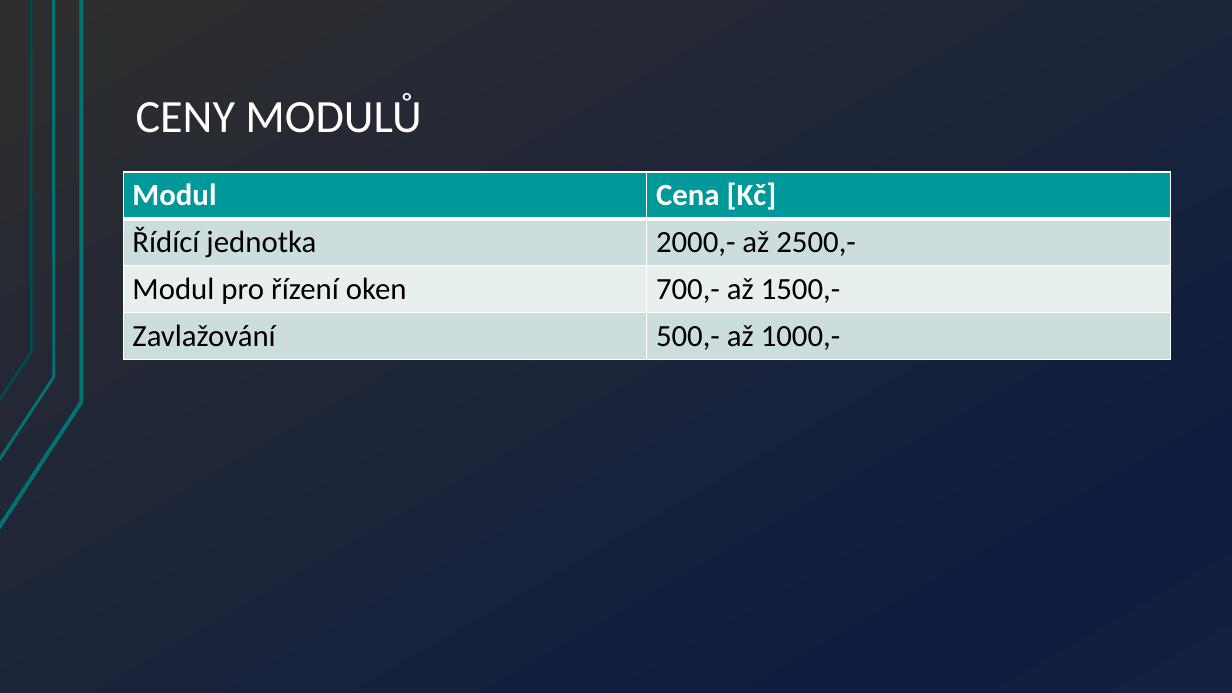
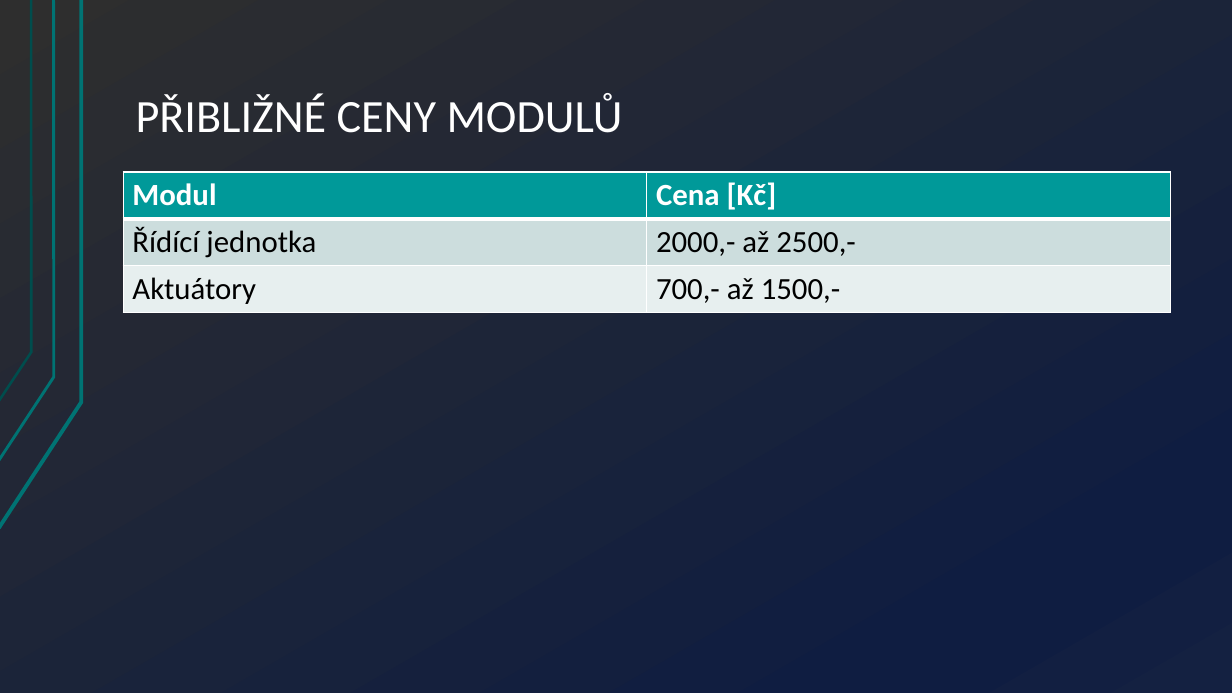
Before and after one commit to Hellpetros/SOC-2020-TEXT, a slide deck: slide 26 of PRESENTATION/SOČ-2020-PREZENTACE-ŠKOLNÍ_KOLO/ŠKOLNÍ KOLO.pptx (slide 23 before the commit). Drawn at 1232x693 pixels with LibreOffice and Linux fonts; fonts in the diff are those of the drawing. Boxes give left, top, right and bottom in pixels: in the first picture for what was removed or moved away, otherwise in the second. Text is boxed around its words. In the diff, an @@ line names an element or a change of style, - is before the commit and + after.

```diff
--- a/PRESENTATION/SOČ-2020-PREZENTACE-ŠKOLNÍ_KOLO/ŠKOLNÍ KOLO.pptx
+++ b/PRESENTATION/SOČ-2020-PREZENTACE-ŠKOLNÍ_KOLO/ŠKOLNÍ KOLO.pptx
@@ title at [136,94,623,133]: text changed @@
-CENY MODULŮ
+PŘIBLIŽNÉ CENY MODULŮ
@@ table at [123,172,1169,311] @@
-row 3: Modul pro řízení oken | 700,- až 1500,-
-row 4: Zavlažování | 500,- až 1000,-
+row 3: Aktuátory | 700,- až 1500,-
```
Also in this commit, not shown: 7 other slides changed, 7 slides added, 5 slides removed, 9 other files.
